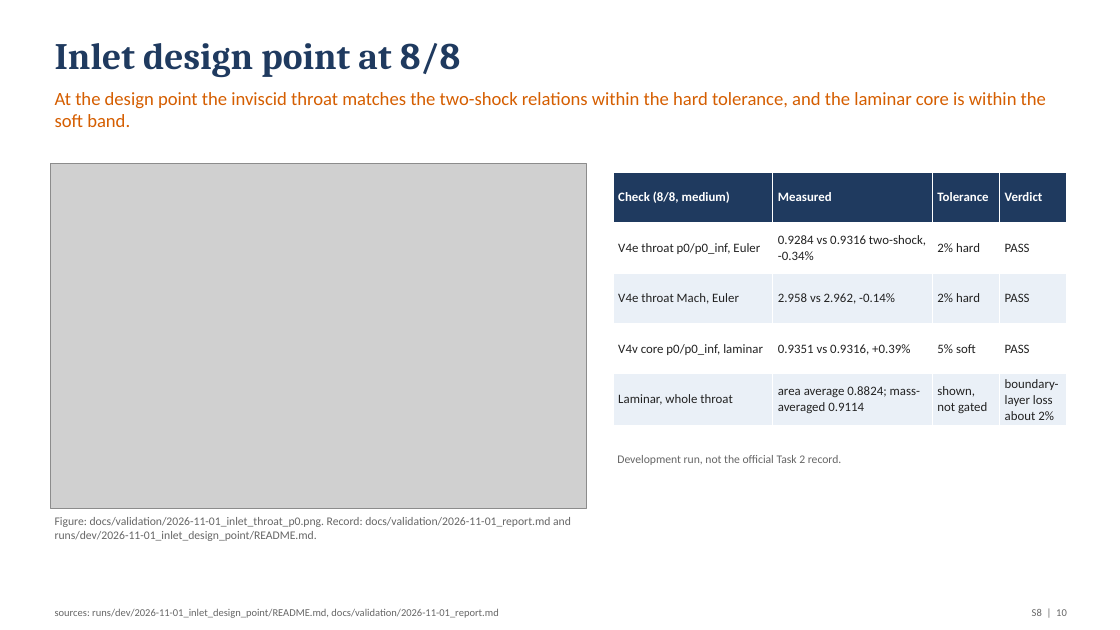
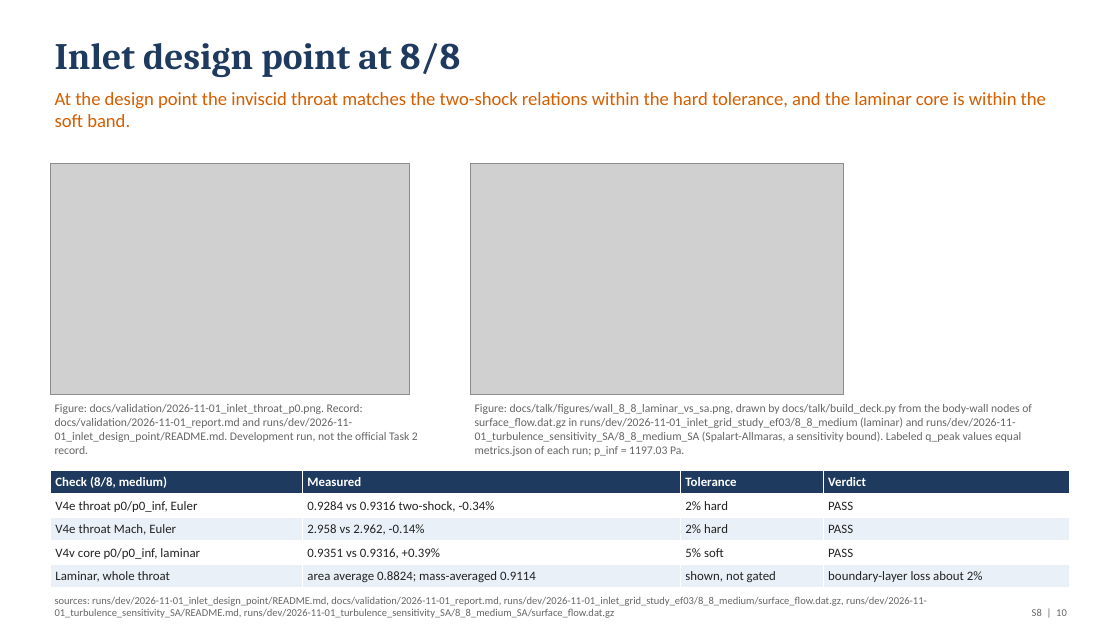
Before and after one commit to emarinhoss/ai-engineering, a slide deck: slide 10 of docs/talk/deck.pptx. Drawn at 1120x630 pixels with LibreOffice and Linux fonts; fonts in the diff are those of the drawing; grey boxes stand for pictures. Boxes give left, top, right and bottom in pixels: in the first picture for what was removed or moved away, otherwise in the second. Text is boxed around its words. In the diff, an @@ line names an element or a change of style, - is before the commit and + after.

```diff
--- a/docs/talk/deck.pptx
+++ b/docs/talk/deck.pptx
@@ picture: place and size @@
-picture at box(50, 164, 586, 508)
+picture at box(50, 164, 410, 395)
@@ picture added at box(471, 164, 844, 395) @@
@@ text at box(55, 404, 418, 454): text changed @@
-Figure: docs/validation/2026-11-01_inlet_throat_p0.png. Record: docs/validation/2026-11-01_report.md and runs/dev/2026-11-01_inlet_design_point/README.md.
+Figure: docs/validation/2026-11-01_inlet_throat_p0.png. Record: docs/validation/2026-11-01_report.md and runs/dev/2026-11-01_inlet_design_point/README.md. Development run, not the official Task 2 record.
@@ text at box(475, 404, 1032, 456): text changed @@
-Development run, not the official Task 2 record.
+Figure: docs/talk/figures/wall_8_8_laminar_vs_sa.png, drawn by docs/talk/build_deck.py from the body-wall nodes of surface_flow.dat.gz in runs/dev/2026-11-01_inlet_grid_study_ef03/8_8_medium (laminar) and runs/dev/2026-11-01_turbulence_sensitivity_SA/8_8_medium_SA (Spalart-Allmaras, a sensitivity bound). Labeled q_peak values equal metrics.json of each run; p_inf = 1197.03 Pa.
@@ table: place and size @@
-table at box(613, 172, 1067, 424)
+table at box(50, 471, 1070, 588)
@@ text at box(55, 596, 927, 618): text changed @@
-sources: runs/dev/2026-11-01_inlet_design_point/README.md, docs/validation/2026-11-01_report.md
+sources: runs/dev/2026-11-01_inlet_design_point/README.md, docs/validation/2026-11-01_report.md, runs/dev/2026-11-01_inlet_grid_study_ef03/8_8_medium/surface_flow.dat.gz, runs/dev/2026-11-01_turbulence_sensitivity_SA/README.md, runs/dev/2026-11-01_turbulence_sensitivity_SA/8_8_medium_SA/surface_flow.dat.gz
```
Also in this commit, not shown: 7 other slides changed, 6 other files.
